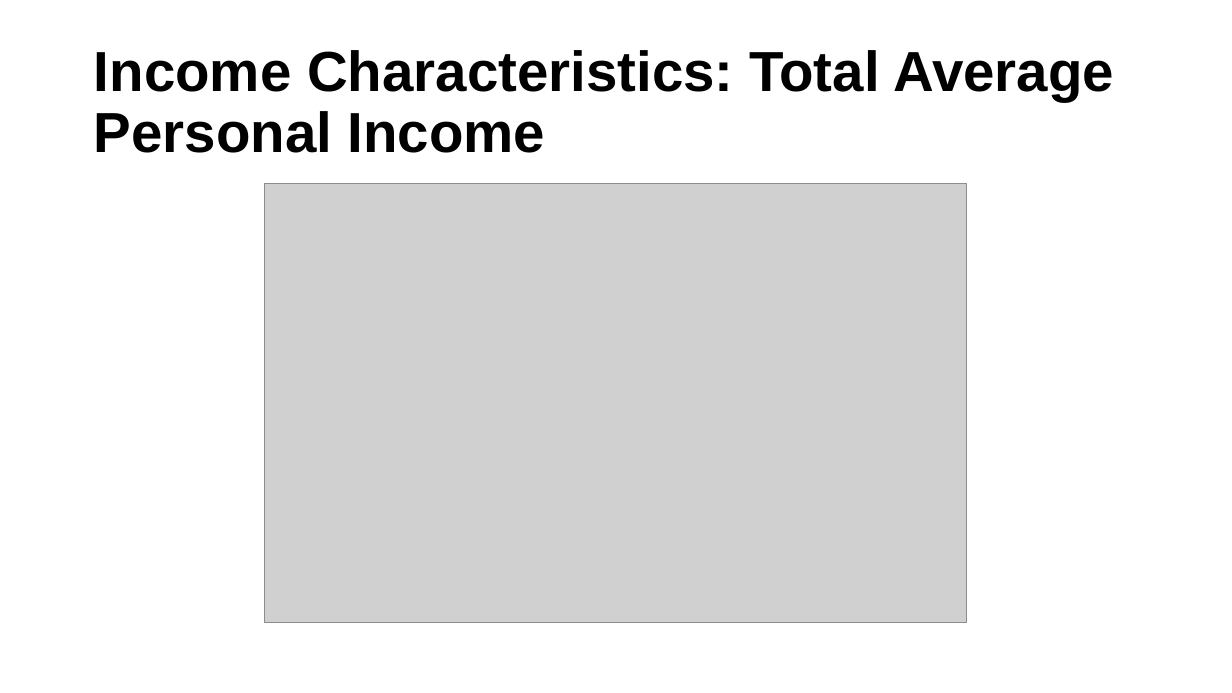
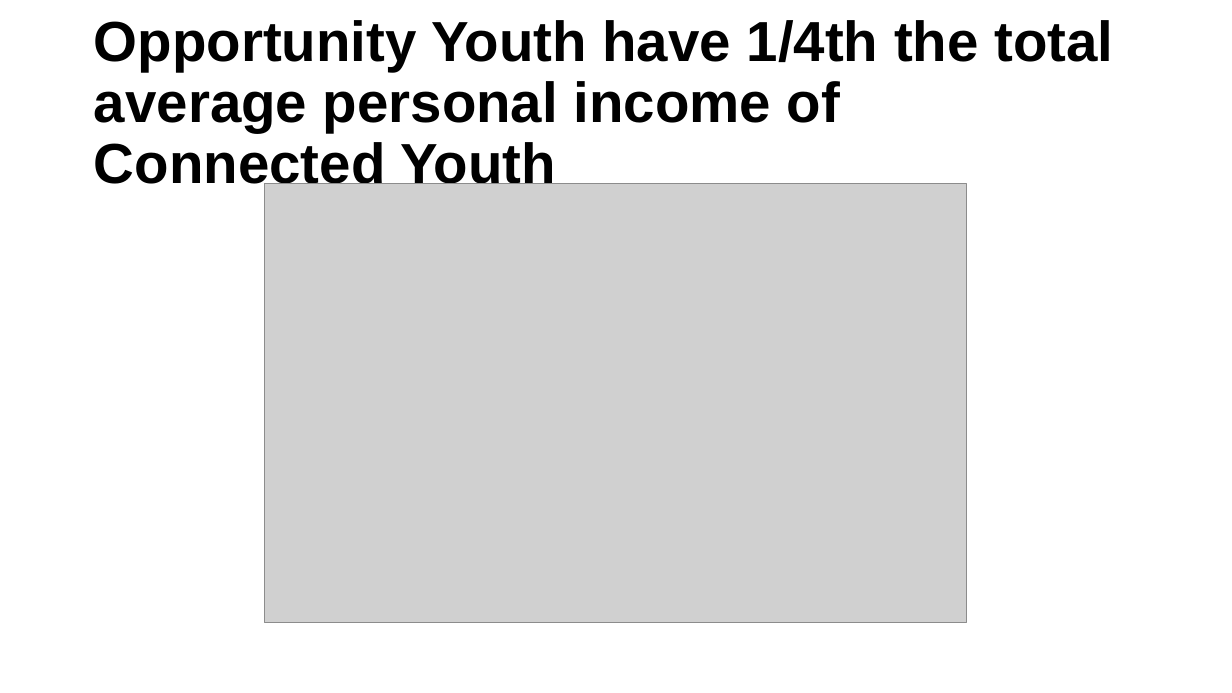
Before and after one commit to ucdiegorubi/oy_census_analysis, a slide deck: slide 18 of create_powerpoint/household_structure_estimates.pptx. Drawn at 1232x693 pixels with LibreOffice and Linux fonts; fonts in the diff are those of the drawing; grey boxes stand for pictures; background and template pictures are left out. Boxes give left, top, right and bottom in pixels: in the first picture for what was removed or moved away, otherwise in the second. Text is boxed around its words. In the diff, an @@ line names an element or a change of style, - is before the commit and + after.

```diff
--- a/create_powerpoint/household_structure_estimates.pptx
+++ b/create_powerpoint/household_structure_estimates.pptx
@@ title at (94,20,1113,193): text changed @@
-Income Characteristics: Total Average Personal Income
+Opportunity Youth have 1/4th the total average personal income of Connected Youth
```
Also in this commit, not shown: 10 other slides changed, 5 slides added, 5 slides removed, 7 other files.
